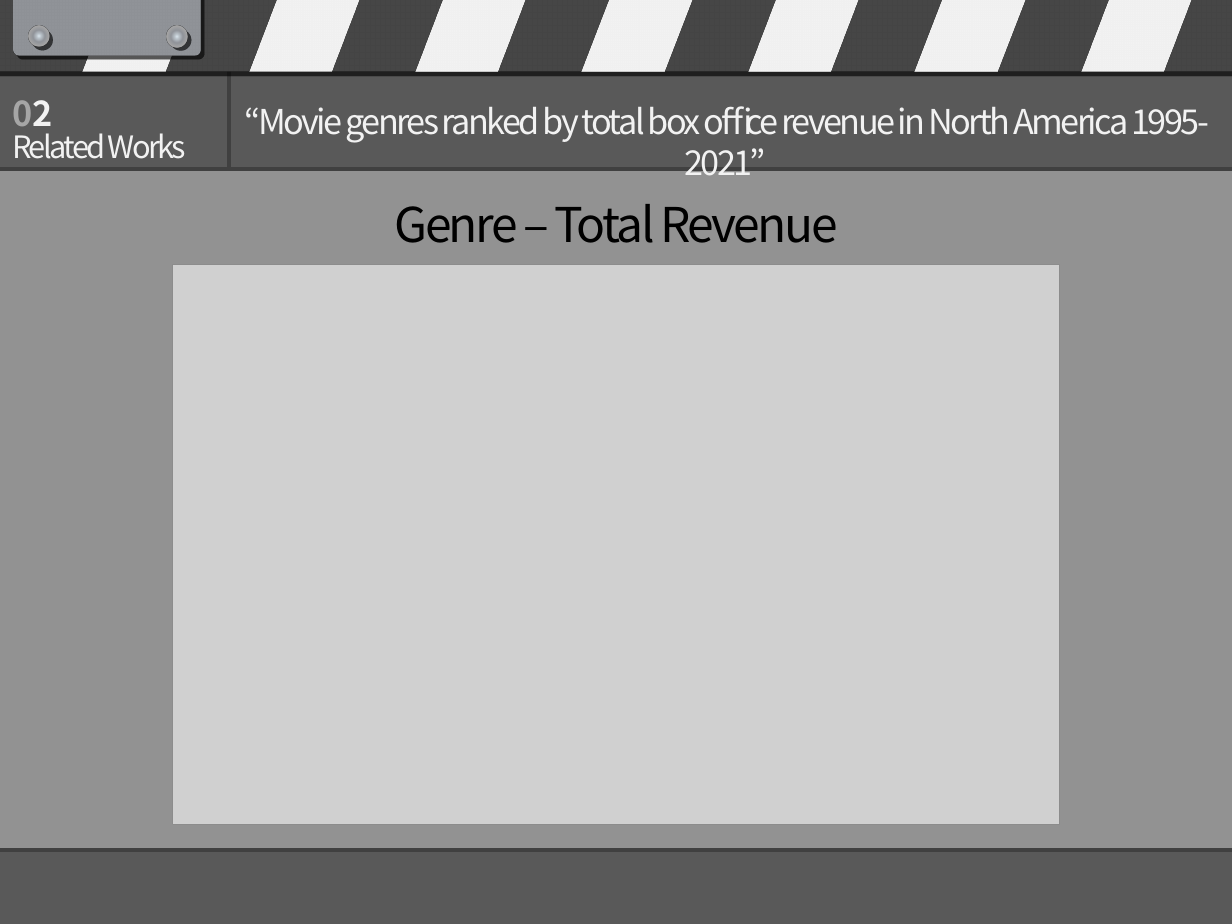
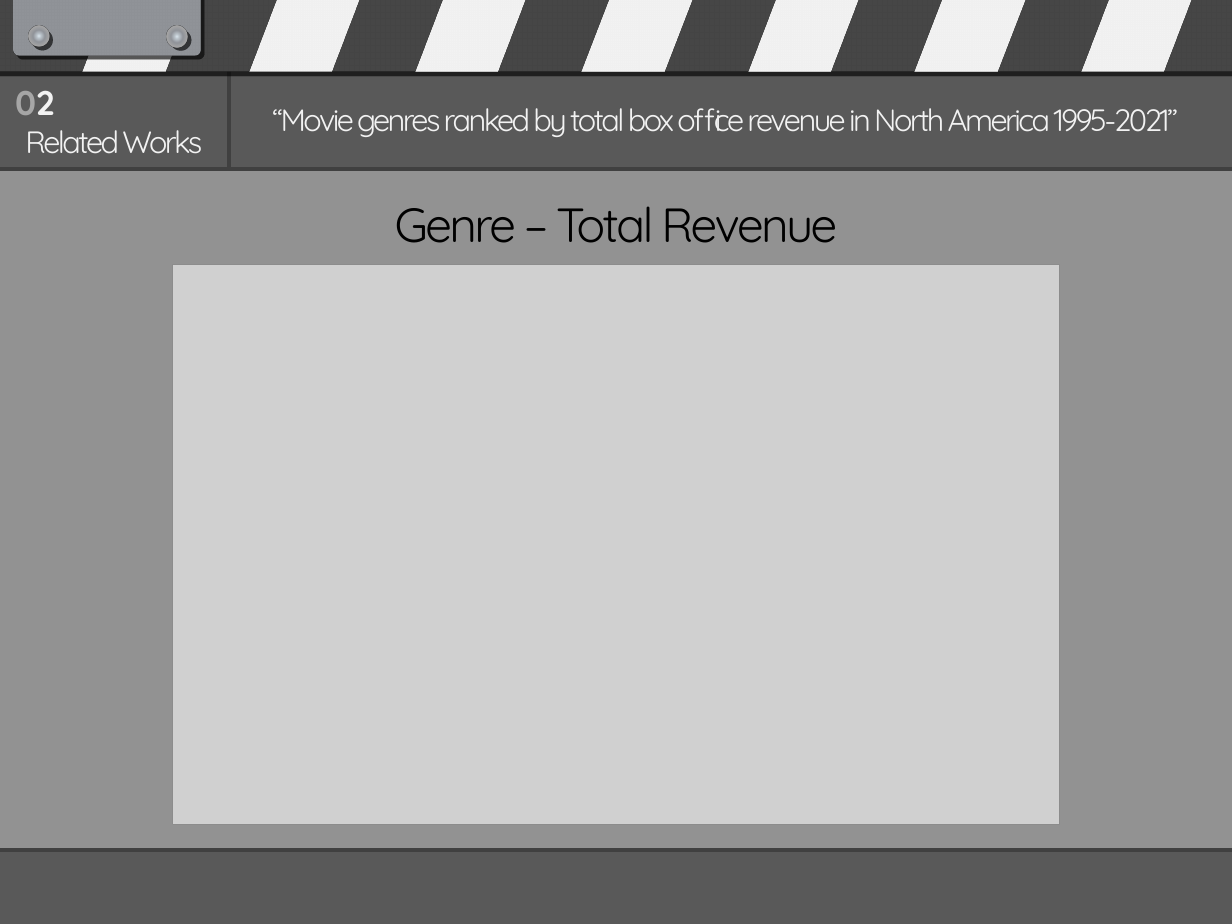
Before and after one commit to asmath472/21SRproject, a slide deck: slide 8 of R final presentation.pptx. Drawn at 1232x924 pixels with LibreOffice and Linux fonts; fonts in the diff are those of the drawing; grey boxes stand for pictures. Boxes give left, top, right and bottom in pixels: in the first picture for what was removed or moved away, otherwise in the second. Text is boxed around its words. In the diff, an @@ line names an element or a change of style, - is before the commit and + after.

```diff
--- a/R final presentation.pptx
+++ b/R final presentation.pptx
@@ text "02" at (15,90,54,115): font Noto Sans CJK KR to Quicksand @@
@@ text "02": place and size @@
-text "02" at (12,100,52,135)
+text "02" at (15,90,54,115)
@@ text "Related Works": place and size @@
-text "Related Works" at (12,133,187,159)
+text "Related Works" at (25,130,202,154)
@@ text "Related Works" at (25,130,202,154): font Noto Sans CJK KR to Quicksand; alignment left to centre @@
@@ text "“Movie genres ranked by total ..." at (272,108,1178,137): size 20 to 18 pt, font Noto Sans CJK KR to Quicksand @@
@@ text "Genre – Total Revenue" at (395,206,837,243): font Noto Sans CJK KR to Quicksand @@
```
Also in this commit, not shown: 12 other slides changed, 8 slides added, 2 slides removed.
